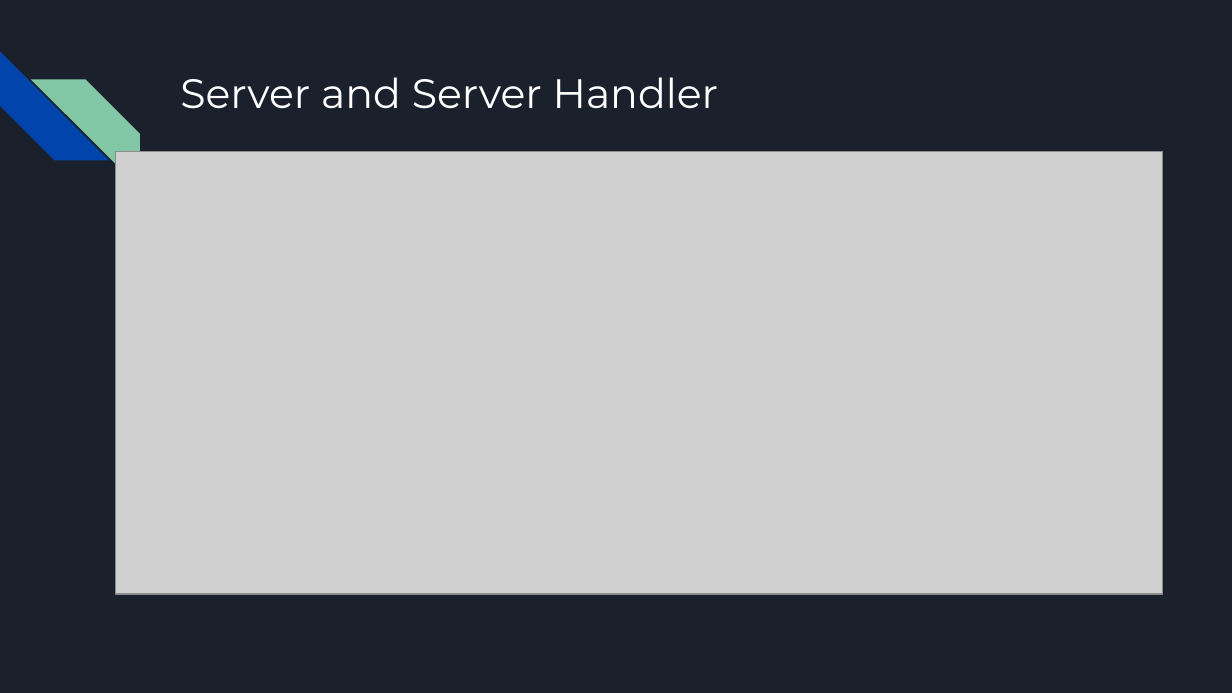
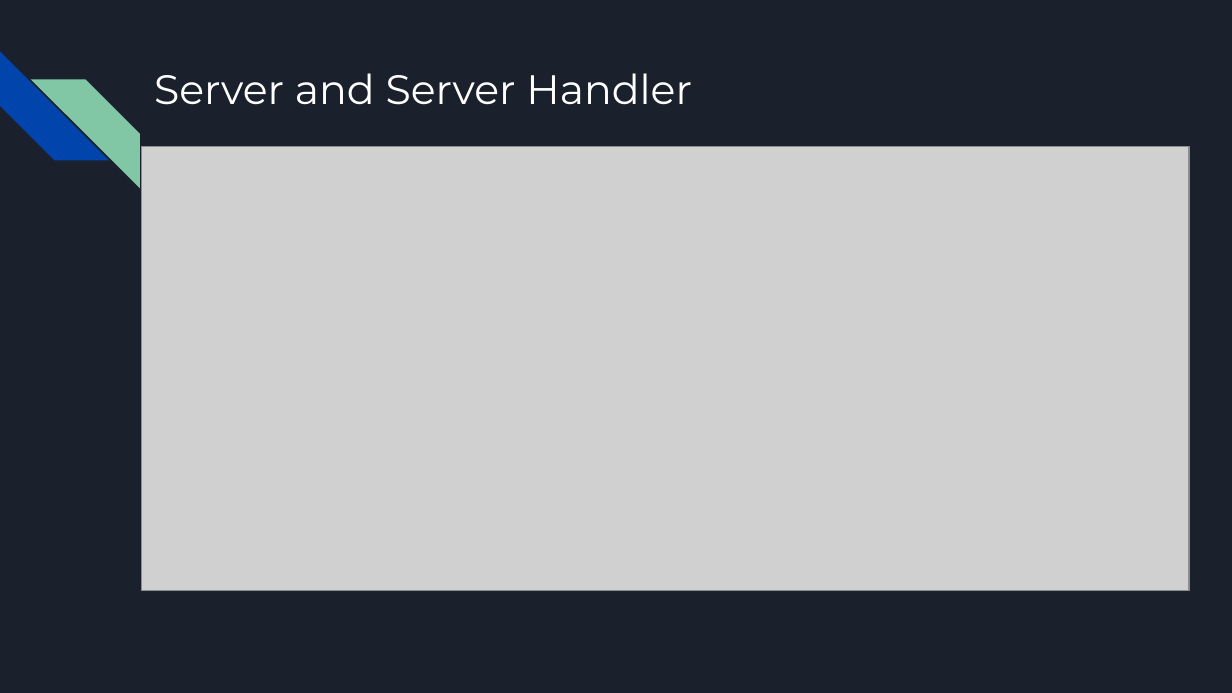
Before and after one commit to R3r3zzed/Comms-Project, a slide deck: slide 8 of Design/Comms Project Design.pptx. Drawn at 1232x693 pixels with LibreOffice and Linux fonts; fonts in the diff are those of the drawing; grey boxes stand for pictures. Boxes give left, top, right and bottom in pixels: in the first picture for what was removed or moved away, otherwise in the second. Text is boxed around its words. In the diff, an @@ line names an element or a change of style, - is before the commit and + after.

```diff
--- a/Design/Comms Project Design.pptx
+++ b/Design/Comms Project Design.pptx
@@ title "Server and Server Handler": place and size @@
-title "Server and Server Handler" at [180, 77, 719, 109]
+title "Server and Server Handler" at [154, 73, 692, 105]
@@ picture: place and size @@
-picture at [116, 152, 1163, 594]
+picture at [142, 147, 1189, 590]
```
Also in this commit, not shown: 3 other slides changed, 1 slide added, 2 other files.
